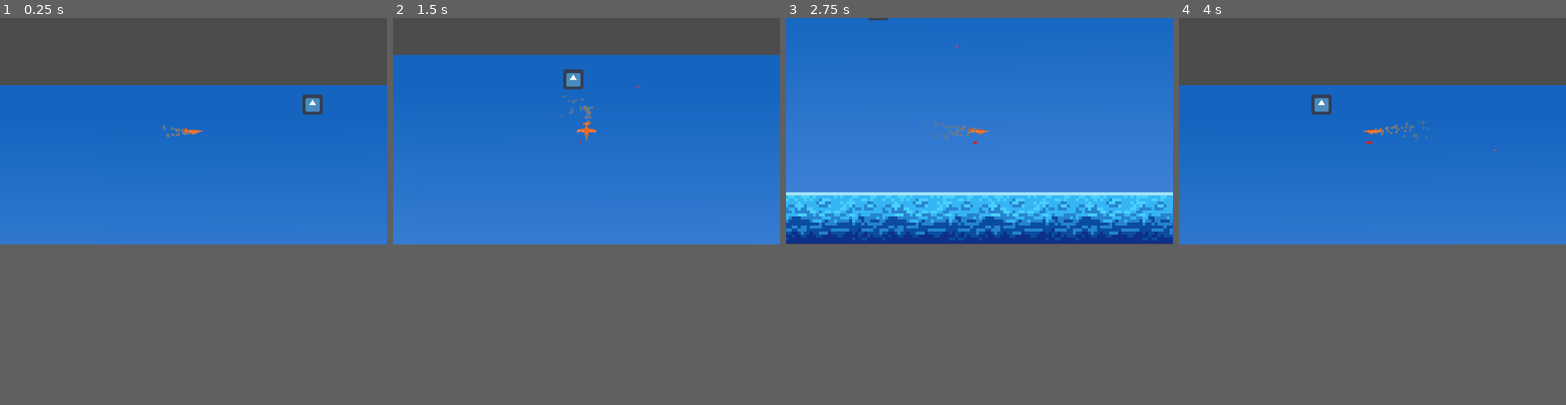
Above: before the commit, frames 1-4 (left to right).
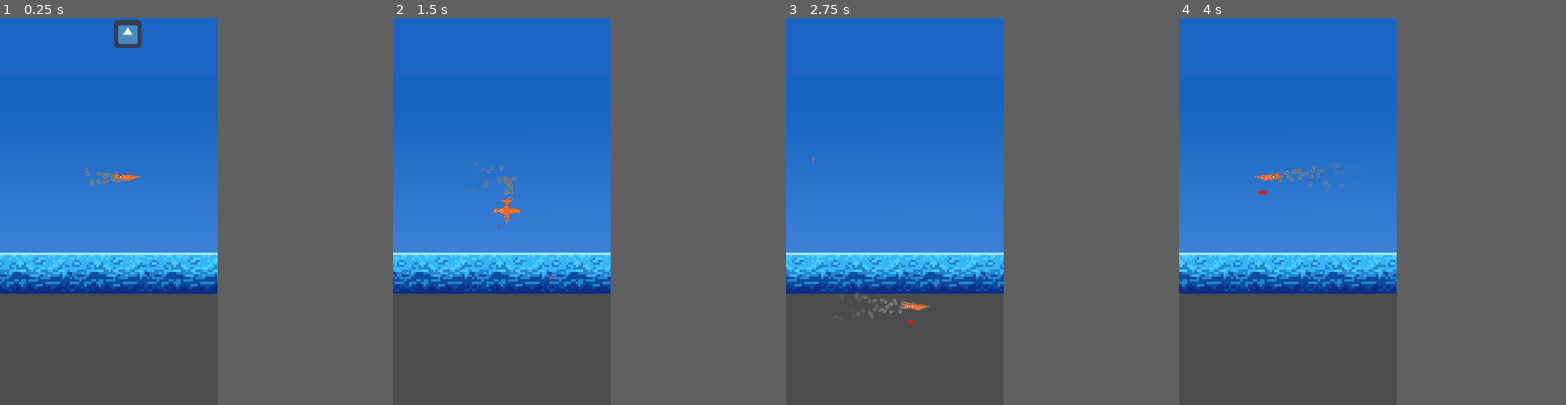
Above: after the commit, the same moments.

Repository: NOTsyrup/Plane-Game
Game: Godot game, scene res://TEMPSCENE.tscn
The game is run twice, just before and just after one commit, with the same random seed, the same clock (stepped at 60 frames per second) and the same inputs. The project has no main scene, so this scene is started directly. The engine's default icon, where the game draws it, is replaced by a stand-in: a white triangle on a blue panel in a dark square.
Inputs (mouse positions are in pixels of both pictures, inside the frame that each line leads up to):
- Up to frame 1 (0.25 s): no input
- Up to frame 2 (1.5 s): move the mouse to (671, 118) at 0.52 s; hold D (player_right) 0.53-1.28 s; hold Space (shoot) 0.53-1.28 s; move the mouse to (509, 141) at 1.27 s; hold S (player_down) from 1.28 s (still down); tap Space (shoot) at 1.35 s
- Up to frame 3 (2.75 s): move the mouse to (1018, 79) at 2.02 s; release S (player_down) at 2.03 s; hold D (player_right) from 2.03 s (still down); hold Space (shoot) from 2.03 s (still down)
- Up to frame 4 (4 s): move the mouse to (1353, 176) at 2.77 s; release D (player_right) at 2.78 s; release Space (shoot) at 2.78 s; hold W (player_up) 2.78-3.53 s; tap Space (shoot) at 2.85 s; move the mouse to (1488, 165) at 3.52 s; hold A (player_left) from 3.53 s (still down); hold Space (shoot) from 3.53 s (still down)
In our replay, the window is 800x468 before the commit and 450x800 after it. These sizes can differ from the game's own. Grey fills any space a smaller window leaves; there, only what the larger window draws over its background counts as a difference.

The runs differ from the first frame. In frame 1, 35% of the frame differs, in the area x 0-100%, y 0-72%; in frame 2, 22%; in frame 3, 38%, in the area x 0-100%, y 0-79%; in frame 4, 36%.

Commit message:
Complete Parallax Background

Diff:
--- /dev/null
+++ b/MiscParticles/BossExplosion.gd
@@ -0,0 +1,48 @@
+extends Node2D
+
+onready var small_explosion_right = $SmallExplosionParticles1
+onready var small_explosion_left = $SmallExplosionParticles2
+onready var smoke_particles = $SmokeParticles
+onready var big_explostion = $BigExplosionParticles
+
+var little_timer_out = false
+var big_timer_out = false
+var should_timer_little = true
+var should_timer_big = true
+
+var end_explosion = false
+
+
+func _process(delta):
+	exploding()
+
+
+func exploding():
+	if not end_explosion:
+		smoke_particles.emitting = true
+		small_explosion_right.emitting = true
+		if should_timer_little:
+			$LittleExplosionTimer.start()
+			should_timer_little = false
+		if little_timer_out:
+			small_explosion_left.emitting = true
+		if should_timer_big:
+			$BigExplosion.start()
+			should_timer_big = false
+		if big_timer_out:
+			big_explostion.emitting = true
+			end_explosion = true
+	else:
+		small_explosion_left.emitting = false
+		small_explosion_right.emitting = false
+		smoke_particles.emitting = false
+
+
+
+
+func _on_LittleExplosionTimer_timeout():
+	little_timer_out = true
+
+
+func _on_BigExplosion_timeout():
+	big_timer_out = true
--- /dev/null
+++ b/MiscParticles/BossExplosion.tscn
@@ -0,0 +1,109 @@
+[gd_scene load_steps=7 format=2]
+
+[ext_resource path="res://MiscParticles/Explosion1.png" type="Texture" id=1]
+[ext_resource path="res://MiscParticles/Smoke1.png" type="Texture" id=2]
+[ext_resource path="res://MiscParticles/BossExplosion.gd" type="Script" id=3]
+
+[sub_resource type="Gradient" id=1]
+colors = PoolColorArray( 1, 1, 1, 1, 0.141176, 0.129412, 0.129412, 0.584314 )
+
+[sub_resource type="Gradient" id=2]
+colors = PoolColorArray( 0.117647, 0.117647, 0.117647, 1, 0.823529, 0.803922, 0.803922, 0.160784 )
+
+[sub_resource type="Gradient" id=3]
+offsets = PoolRealArray( 0, 0.685083, 0.994475, 1 )
+colors = PoolColorArray( 0.278431, 0.254902, 0.254902, 1, 0.00859656, 0.00636006, 0.00636006, 0.195469, 0, 0, 0, 0.188235, 0.0532987, 0.0394323, 0.0394323, 0.233084 )
+
+[node name="BossExplosion" type="Node2D"]
+position = Vector2( 501, 267 )
+script = ExtResource( 3 )
+
+[node name="SmallExplosionParticles1" type="CPUParticles2D" parent="."]
+position = Vector2( 40, 0 )
+emitting = false
+amount = 130
+randomness = 0.6
+lifetime_randomness = 0.7
+local_coords = false
+texture = ExtResource( 1 )
+emission_shape = 1
+emission_sphere_radius = 7.0
+direction = Vector2( 1, -1 )
+spread = 70.0
+gravity = Vector2( 0, 1800 )
+initial_velocity = 400.0
+angular_velocity = 200.0
+angular_velocity_random = 1.0
+damping = 30.77
+damping_random = 1.0
+scale_amount = 0.1
+scale_amount_random = 0.2
+color_ramp = SubResource( 1 )
+
+[node name="SmallExplosionParticles2" type="CPUParticles2D" parent="."]
+position = Vector2( -40, 0 )
+emitting = false
+amount = 130
+randomness = 0.6
+lifetime_randomness = 0.7
+local_coords = false
+texture = ExtResource( 1 )
+emission_shape = 1
+emission_sphere_radius = 7.0
+direction = Vector2( -1, -1 )
+spread = 70.0
+gravity = Vector2( 0, 1800 )
+initial_velocity = 400.0
+angular_velocity = 200.0
+angular_velocity_random = 1.0
+damping = 30.77
+damping_random = 1.0
+scale_amount = 0.1
+scale_amount_random = 0.2
+color_ramp = SubResource( 1 )
+
+[node name="SmokeParticles" type="CPUParticles2D" parent="."]
+emitting = false
+amount = 300
+lifetime = 6.0
+texture = ExtResource( 2 )
+emission_shape = 1
+emission_sphere_radius = 4.0
+direction = Vector2( 0, -1 )
+spread = 20.0
+gravity = Vector2( 0, 0 )
+initial_velocity = 20.0
+scale_amount = 0.2
+color_ramp = SubResource( 2 )
+
+[node name="BigExplosionParticles" type="CPUParticles2D" parent="."]
+emitting = false
+amount = 500
+lifetime = 4.0
+one_shot = true
+explosiveness = 0.98
+texture = ExtResource( 1 )
+emission_shape = 1
+emission_sphere_radius = 66.94
+direction = Vector2( 0, -1 )
+spread = 180.0
+gravity = Vector2( 0, 600 )
+initial_velocity = 700.0
+initial_velocity_random = 1.0
+angular_velocity = 2.0
+angle = 720.0
+angle_random = 1.0
+scale_amount = 0.05
+scale_amount_random = 0.7
+color_ramp = SubResource( 3 )
+
+[node name="LittleExplosionTimer" type="Timer" parent="."]
+wait_time = 1.3
+one_shot = true
+
+[node name="BigExplosion" type="Timer" parent="."]
+wait_time = 5.0
+one_shot = true
+
+[connection signal="timeout" from="LittleExplosionTimer" to="." method="_on_LittleExplosionTimer_timeout"]
+[connection signal="timeout" from="BigExplosion" to="." method="_on_BigExplosion_timeout"]
--- a/Player/BasePlane.tscn
+++ b/Player/BasePlane.tscn
@@ -11,10 +11,6 @@
 [ext_resource path="res://Player/ProgressBar/FullProgress.png" type="Texture" id=9]
 [ext_resource path="res://Player/ProgressBar/NoProgress.png" type="Texture" id=10]
 
-[sub_resource type="AtlasTexture" id=2]
-atlas = ExtResource( 1 )
-region = Rect2( 128, 0, 64, 64 )
-
 [sub_resource type="AtlasTexture" id=4]
 atlas = ExtResource( 1 )
 region = Rect2( 64, 0, 64, 64 )
@@ -23,13 +19,12 @@
 atlas = ExtResource( 1 )
 region = Rect2( 0, 0, 64, 64 )
 
+[sub_resource type="AtlasTexture" id=2]
+atlas = ExtResource( 1 )
+region = Rect2( 128, 0, 64, 64 )
+
 [sub_resource type="SpriteFrames" id=5]
 animations = [ {
-"frames": [ SubResource( 2 ) ],
-"loop": true,
-"name": "Left",
-"speed": 1.0
-}, {
 "frames": [ SubResource( 4 ) ],
 "loop": true,
 "name": "Right",
@@ -38,6 +33,11 @@
 "frames": [ SubResource( 3 ) ],
 "loop": true,
 "name": "Up",
+"speed": 1.0
+}, {
+"frames": [ SubResource( 2 ) ],
+"loop": true,
+"name": "Left",
 "speed": 1.0
 } ]
 
--- /dev/null
+++ b/Player/Camera2D2.tscn
@@ -0,0 +1,33 @@
+[gd_scene load_steps=2 format=2]
+
+[ext_resource path="res://Sprites/day-background.png" type="Texture" id=1]
+
+[node name="Camera2D2" type="Camera2D"]
+position = Vector2( 0, 50 )
+current = true
+zoom = Vector2( 0.7, 0.7 )
+limit_top = 0
+limit_bottom = 0
+
+[node name="ParallaxBackground" type="ParallaxBackground" parent="."]
+scroll_ignore_camera_zoom = true
+
+[node name="ParallaxLayer2" type="ParallaxLayer" parent="ParallaxBackground"]
+motion_mirroring = Vector2( 1280, 720 )
+
+[node name="ColorRect" type="ColorRect" parent="ParallaxBackground/ParallaxLayer2"]
+margin_right = 1280.0
+margin_bottom = 720.0
+color = Color( 0.109804, 0.392157, 0.768627, 1 )
+__meta__ = {
+"_edit_use_anchors_": false
+}
+
+[node name="ParallaxLayer" type="ParallaxLayer" parent="ParallaxBackground"]
+motion_scale = Vector2( 0.5, 1 )
+motion_mirroring = Vector2( 1280, 0 )
+
+[node name="Sprite" type="Sprite" parent="ParallaxBackground/ParallaxLayer"]
+scale = Vector2( 8, 8 )
+texture = ExtResource( 1 )
+centered = false
--- a/TEMPSCENE.tscn
+++ b/TEMPSCENE.tscn
@@ -3,7 +3,7 @@
 [ext_resource path="res://Kill.gd" type="Script" id=1]
 [ext_resource path="res://Player/Bell-X1.tscn" type="PackedScene" id=2]
 [ext_resource path="res://icon.png" type="Texture" id=3]
-[ext_resource path="res://Sprites/day-background.png" type="Texture" id=4]
+[ext_resource path="res://Player/Camera2D2.tscn" type="PackedScene" id=4]
 
 [sub_resource type="RectangleShape2D" id=1]
 extents = Vector2( 31.5, 31 )
@@ -11,24 +11,12 @@
 [node name="Node2D" type="Node2D"]
 
 [node name="Player" parent="." instance=ExtResource( 2 )]
-position = Vector2( 401, 122 )
+position = Vector2( 778, 368 )
 PLANE_SPEED = 400
 
-[node name="Camera2D2" type="Camera2D" parent="Player"]
-current = true
-zoom = Vector2( 1.2, 1.2 )
-
-[node name="ParallaxBackground" type="ParallaxBackground" parent="Player/Camera2D2"]
-scroll_ignore_camera_zoom = true
-
-[node name="ParallaxLayer" type="ParallaxLayer" parent="Player/Camera2D2/ParallaxBackground"]
-motion_scale = Vector2( 0.5, 1 )
-motion_mirroring = Vector2( 1280, 0 )
-
-[node name="Sprite" type="Sprite" parent="Player/Camera2D2/ParallaxBackground/ParallaxLayer"]
-scale = Vector2( 8, 8 )
-texture = ExtResource( 4 )
-centered = false
+[node name="Camera2D2" parent="Player" instance=ExtResource( 4 )]
+smoothing_enabled = true
+smoothing_speed = 7.0
 
 [node name="Area2D" type="Area2D" parent="."]
 position = Vector2( 879, 37 )
--- a/project.godot
+++ b/project.godot
@@ -15,6 +15,9 @@
 
 [display]
 
+window/size/width=720
+window/size/height=1280
+window/size/fullscreen=true
 mouse_cursor/custom_image="res://Sprites/crosshair.png"
 mouse_cursor/custom_image_hotspot=Vector2( 30, 35 )
 
Binary file added: MiscParticles/Explosion1.png
Not shown, added: MiscParticles/Explosion1.png.import
Binary file added: MiscParticles/Smoke1.png
Not shown, added: MiscParticles/Smoke1.png.import
